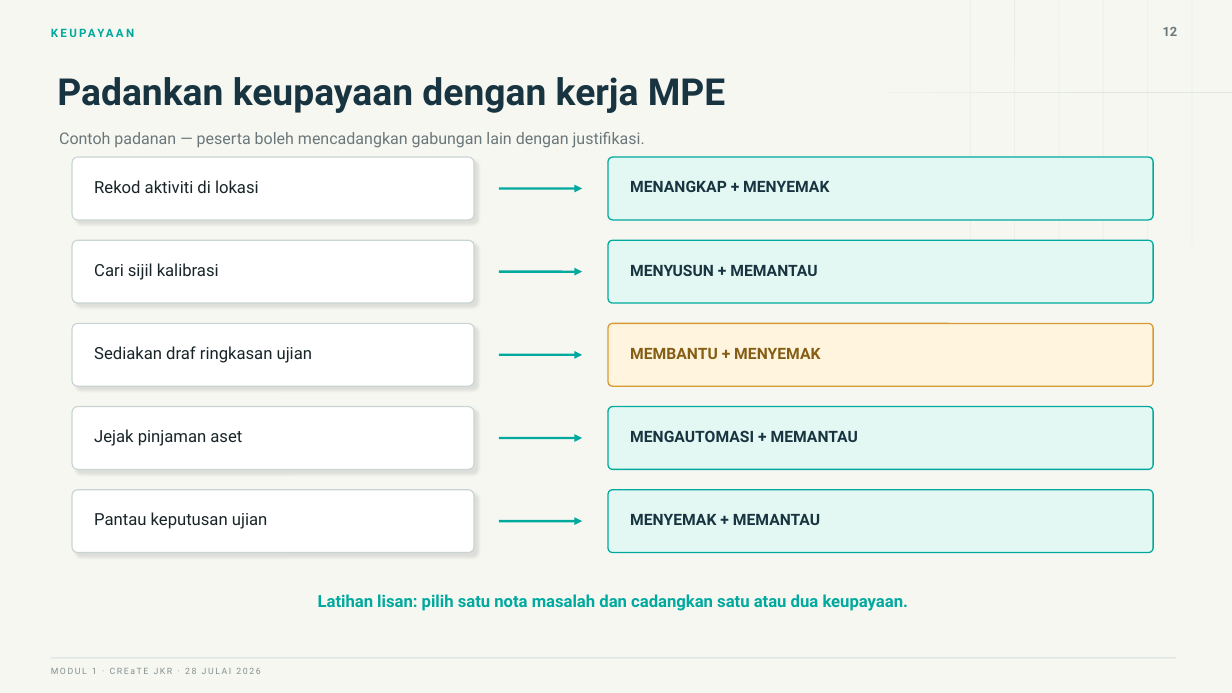
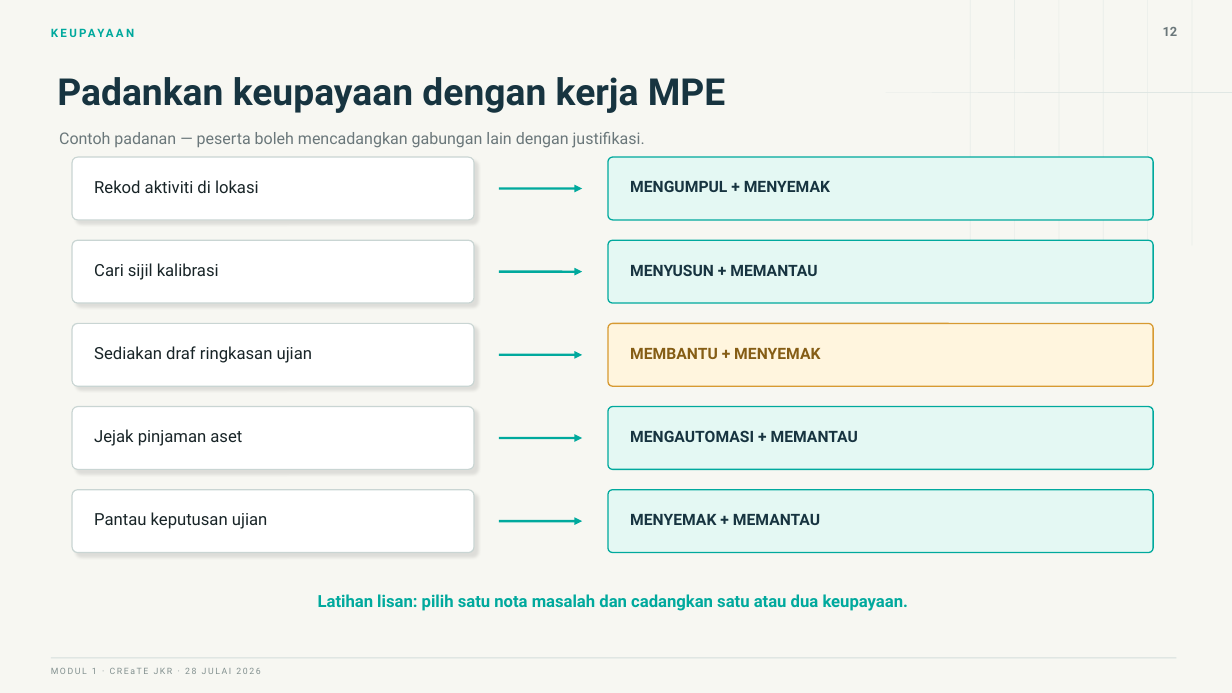
Before and after one commit to drMurtadha/jkr-create-mpe-training, a slide deck: slide 12 of Modul 1/slaid/Slaid-Modul-1-MPE.pptx. Drawn at 1232x693 pixels with LibreOffice and Linux fonts; fonts in the diff are those of the drawing. Boxes give left, top, right and bottom in pixels: in the first picture for what was removed or moved away, otherwise in the second. Text is boxed around its words. In the diff, an @@ line names an element or a change of style, - is before the commit and + after.

```diff
--- a/Modul 1/slaid/Slaid-Modul-1-MPE.pptx
+++ b/Modul 1/slaid/Slaid-Modul-1-MPE.pptx
@@ text at [630,180,830,192]: text changed @@
-MENANGKAP + MENYEMAK
+MENGUMPUL + MENYEMAK
```
Also in this commit, not shown: 7 other slides changed, 52 other files.
